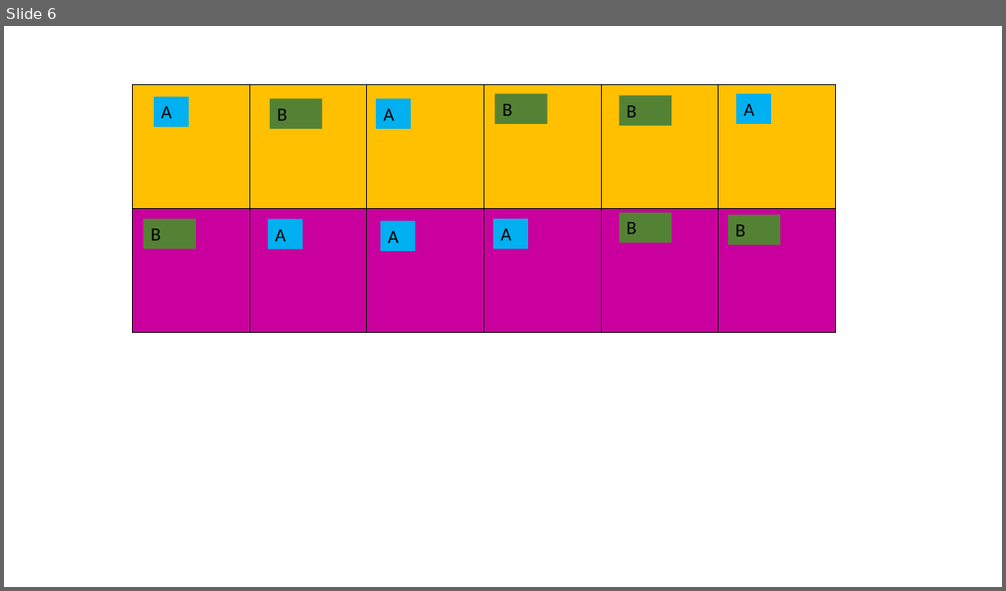
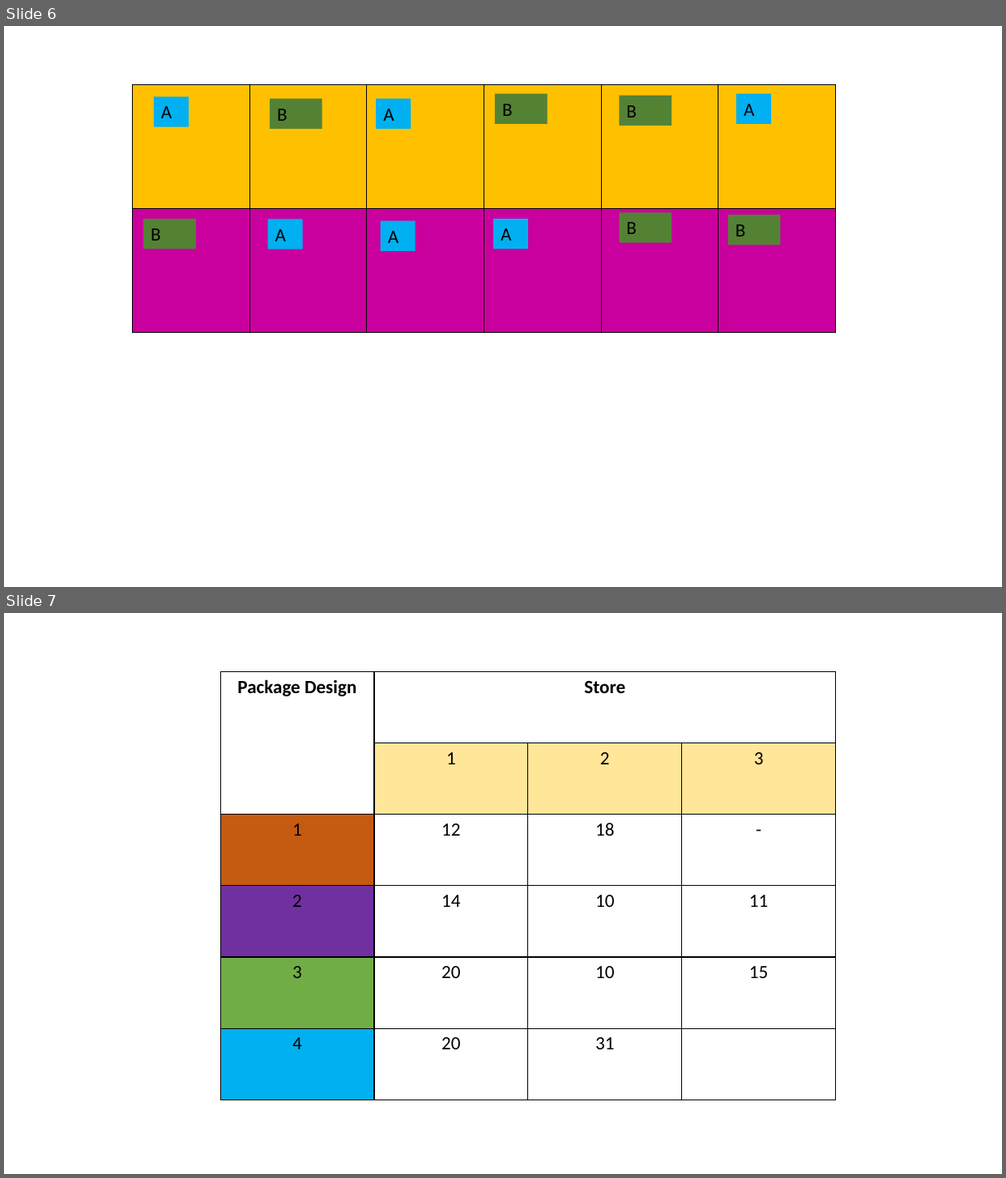
Before and after one commit to thiyangt/DOEblog, a slide deck: static/slides/l2ppt.pptx. Shown one above the other, each under a label of ours: slide 6 before the commit, slides 6 and 7 after it. The pictures are 1006x591 and 1006x1178 pixels, drawn with LibreOffice and Linux fonts; fonts in the diff are those of the drawing. Boxes give left, top, right and bottom in pixels: in the first picture for what was removed or moved away, otherwise in the second. Text is boxed around its words. In the diff, an @@ line names an element or a change of style, - is before the commit and + after.

```diff
--- a/static/slides/l2ppt.pptx
+++ b/static/slides/l2ppt.pptx
@@ slide 7 added at (x1=4, y1=613, x2=1002, y2=1174), background #FFFFFF @@
@@ table added at (x1=220, y1=672, x2=837, y2=1101), 6 rows, 4 columns @@
+Package Design | Store |  | 
+ | 1 | 2 | 3
+1 | 12 | 18 | -
+2 | 14 | 10 | 11
+3 | 20 | 10 | 15
+4 | 20 | 31 | 
```
Also in this commit, not shown: 3 other files.
